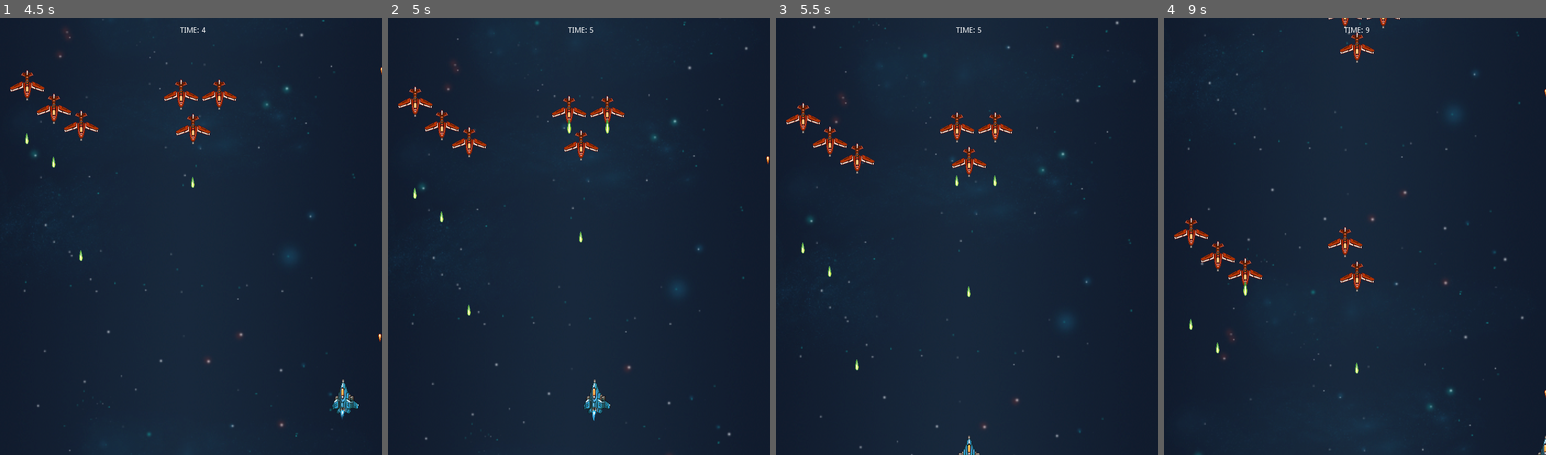
Above: before the commit, frames 1-4 (left to right).
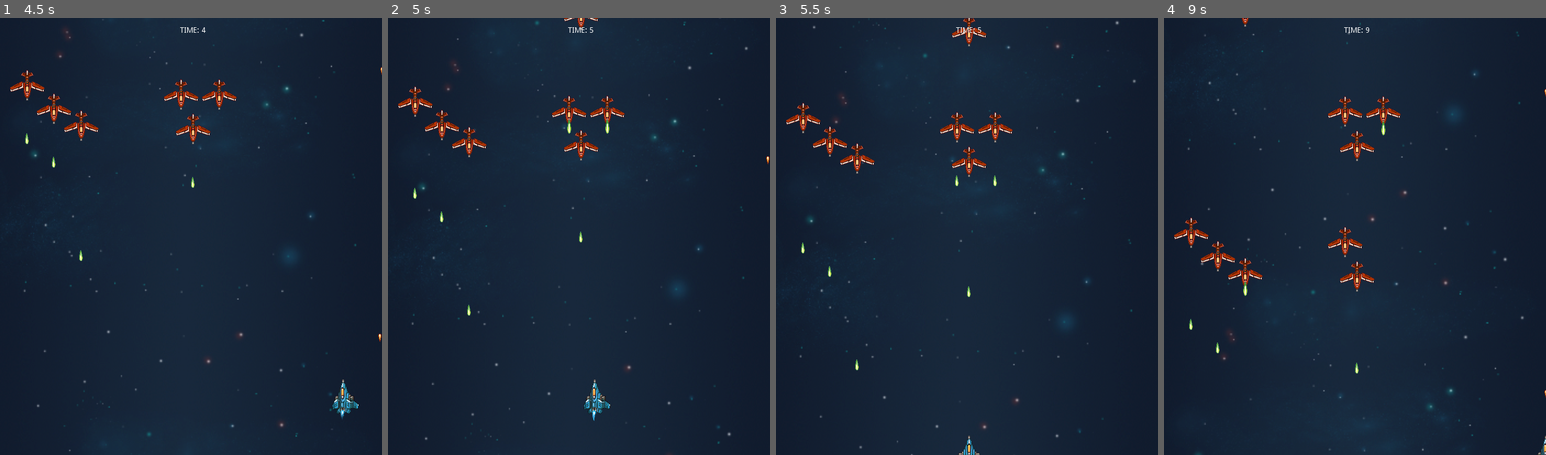
Above: after the commit, the same moments.

Repository: jdibble21/FP-Space-Odyssey
Game: Godot game, scene res://src/Level_One/LevelOne.tscn
Two runs of this game, one before a commit and one after it. Both use one fixed random seed, a clock stepped at 60 frames per second and the inputs below.
Inputs (mouse positions are in pixels of both pictures, inside the frame that each line leads up to):
- Up to frame 1 (4.5 s): move the mouse to (275, 214) at 0.52 s; hold D (move_right) 0.53-1.28 s; click (275, 214) at 0.6 s; move the mouse to (114, 258) at 1.27 s; hold S (move_down) 1.28-2.03 s; click (114, 258) at 1.35 s; move the mouse to (229, 140) at 2.02 s; hold D (move_right) 2.03-2.78 s; click (229, 140) at 2.1 s; move the mouse to (171, 323) at 2.77 s; hold W (move_up) 2.78-3.53 s; click (171, 323) at 2.85 s; move the mouse to (305, 302) at 3.52 s; hold A (move_left) from 3.53 s (still down); click (305, 302) at 3.6 s; move the mouse to (76, 170) at 4.27 s; click (76, 170) at 4.35 s
- Up to frame 2 (5 s): keep holding A (move_left)
- Up to frame 3 (5.5 s): move the mouse to (986, 236) at 5.02 s; release A (move_left) at 5.03 s; hold S (move_down) from 5.03 s (still down); click (986, 236) at 5.1 s
- Up to frame 4 (9 s): move the mouse to (1297, 127) at 5.77 s; release S (move_down) at 5.78 s; hold D (move_right) 5.78-6.53 s; click (1297, 127) at 5.85 s; move the mouse to (1439, 214) at 6.52 s; hold W (move_up) 6.53-7.28 s; click (1439, 214) at 6.6 s; move the mouse to (1278, 258) at 7.27 s; hold D (move_right) 7.28-8.03 s; click (1278, 258) at 7.35 s; move the mouse to (1393, 140) at 8.02 s; hold S (move_down) 8.03-8.78 s; click (1393, 140) at 8.1 s; move the mouse to (1335, 323) at 8.77 s; hold A (move_left) from 8.78 s (still down); click (1335, 323) at 8.85 s

Frame 1 is identical in both runs. In frame 2, less than 0.1% of the frame differs, in the area x 46-55%, y 0-3%; in frame 3, 0.2%; in frame 4, 1.0%, in the area x 20-62%, y 0-33%.

Commit message:
Add pause menu and pause features

Diff:
--- a/project/src/Level_One/LevelOne.gd
+++ b/project/src/Level_One/LevelOne.gd
@@ -6,10 +6,11 @@
 
 export (PackedScene) var _asteroid_one
 
-onready var _HUD_time := $Player/HUD
+onready var _HUD_time := $HUD
 onready var _background := $ParallaxBackground/ParallaxLayer
 
 func _ready():
+	$Player.connect("player_defeated",self,"_on_player_defeat")
 	$Player.current_pos = $PlayerSpawn.position
 	$MusicLoop.play()
 
@@ -18,11 +19,17 @@
 	if _background.position.y >= 800:
 		_background.motion_offset.y = 0
 	_background.motion_offset.y += SPEED
-	if _HUD_time.rounded_time >= 15:
-		$Player/HUD/GameOverLabel.show()
+	if _HUD_time.rounded_time >= 25:
+		$HUD/GameOverLabel.show()
 		$MusicLoop.stop()
 		get_tree().paused = true
 
+
+func _on_player_defeat():
+	$MusicLoop.stop()
+	$HUD/DefeatLabel.show()
+	set_process(false)
+	$Player.queue_free()
 
 
 func _on_hazard_timer_timeout():
--- a/project/src/Level_One/LevelOne.tscn
+++ b/project/src/Level_One/LevelOne.tscn
@@ -13,10 +13,10 @@
 script = ExtResource( 1 )
 _asteroid_one = ExtResource( 4 )
 
+[node name="HUD" parent="." instance=ExtResource( 7 )]
+
 [node name="Player" parent="." instance=ExtResource( 3 )]
 position = Vector2( 348.136, 355.099 )
-
-[node name="HUD" parent="Player" instance=ExtResource( 7 )]
 
 [node name="ParallaxBackground" type="ParallaxBackground" parent="."]
 
@@ -38,7 +38,7 @@
 _basic_ship = ExtResource( 5 )
 
 [node name="FormationSpawnTimer" type="Timer" parent="ShipSpawns"]
-wait_time = 7.0
+wait_time = 4.0
 autostart = true
 
 [node name="HazardTimer" type="Timer" parent="."]
--- /dev/null
+++ b/project/src/Menu.gd
@@ -0,0 +1,6 @@
+extends CanvasLayer
+
+
+func _ready():
+	$ShipSprite/ShipExhaust.play("active")
+	$MenuMusic.play()
--- a/project/src/Menu.tscn
+++ b/project/src/Menu.tscn
@@ -1,11 +1,25 @@
-[gd_scene load_steps=2 format=2]
+[gd_scene load_steps=8 format=2]
 
 [ext_resource path="res://assets/PixelSpaceRage/PixelBackgroundSeamless.png" type="Texture" id=1]
+[ext_resource path="res://assets/PixelSpaceRage/256px/PlayerBlue_Frame_01_png_processed.png" type="Texture" id=2]
+[ext_resource path="res://assets/PixelSpaceRage/256px/Exhaust_Frame_01_png_processed.png" type="Texture" id=3]
+[ext_resource path="res://src/Menu.gd" type="Script" id=4]
+[ext_resource path="res://assets/PixelSpaceRage/256px/Exhaust_Frame_02_png_processed.png" type="Texture" id=5]
+[ext_resource path="res://assets/sound_assets/416488__vabsounds__arcadeauto.ogg" type="AudioStream" id=6]
 
-[node name="Menu" type="CanvasLayer"]
+[sub_resource type="SpriteFrames" id=1]
+animations = [ {
+"frames": [ ExtResource( 3 ), ExtResource( 5 ) ],
+"loop": true,
+"name": "active",
+"speed": 5.0
+} ]
 
-[node name="Sprite" type="Sprite" parent="."]
-scale = Vector2( 2.71026, 3.11697 )
+[node name="MainMenu" type="CanvasLayer"]
+script = ExtResource( 4 )
+
+[node name="Background" type="Sprite" parent="."]
+scale = Vector2( 2.75, 3.125 )
 texture = ExtResource( 1 )
 centered = false
 
@@ -28,11 +42,48 @@
 anchor_top = 0.5
 anchor_right = 0.5
 anchor_bottom = 0.5
-margin_left = -23.5
-margin_top = -10.0
-margin_right = 23.5
-margin_bottom = 10.0
+margin_left = -52.5
+margin_top = -22.5
+margin_right = 52.5
+margin_bottom = 22.5
+custom_colors/font_color_disabled = Color( 0.658824, 0.00784314, 0.00784314, 1 )
+custom_colors/font_color = Color( 1, 1, 1, 1 )
+custom_colors/font_color_pressed = Color( 1, 0, 0, 1 )
 text = "PLAY!"
 __meta__ = {
 "_edit_use_anchors_": false
 }
+
+[node name="InstructionsLabel" type="Label" parent="."]
+anchor_left = 0.5
+anchor_top = 0.5
+anchor_right = 0.5
+anchor_bottom = 0.5
+margin_left = -317.5
+margin_top = 112.0
+margin_right = 317.5
+margin_bottom = 194.0
+text = "HOW TO PLAY:
+You have 25 seconds to destroy as many enemy ships
+ as you can without being destroyed yourself!
+
+Use W A S D for moving ship up, left, down and right
+Left click on the mouse to fire
+"
+align = 1
+__meta__ = {
+"_edit_use_anchors_": false
+}
+
+[node name="ShipSprite" type="Sprite" parent="."]
+position = Vector2( 352, 96 )
+texture = ExtResource( 2 )
+
+[node name="ShipExhaust" type="AnimatedSprite" parent="ShipSprite"]
+position = Vector2( 0, 29 )
+frames = SubResource( 1 )
+animation = "active"
+
+[node name="MenuMusic" type="AudioStreamPlayer2D" parent="."]
+stream = ExtResource( 6 )
+volume_db = -9.087
--- /dev/null
+++ b/project/src/PauseMenu.tscn
@@ -0,0 +1,3 @@
+[gd_scene format=2]
+
+[node name="PauseMenu" type="CanvasLayer"]
--- a/project/src/Player/Player.gd
+++ b/project/src/Player/Player.gd
@@ -11,7 +11,7 @@
 
 var current_pos := Vector2()
 var _screen_size
-var _player_lives := 3
+var _player_lives := 1
 
 func _ready():
 	_screen_size = get_viewport_rect().size
@@ -40,6 +40,7 @@
 	position.x = clamp(position.x, 0, _screen_size.x)
 	position.y = clamp(position.y, 0, _screen_size.y)
 
+
 func _fire():
 	var b = Bullet.instance()
 	owner.add_child(b)
@@ -48,6 +49,16 @@
 
 func _on_HitBox_hit(_area):
 	emit_signal("player_hit")
+	print("player hit!!!")
 	_player_lives -= 1
 	if _player_lives <= 0:
+		set_process(false)
+		$ShipSprite.play("destroyed")
+		$Muzzle/Sprite.hide()
+		$ShipExhaustSprite.hide()
+		var timer = Timer.new()
+		timer.set_wait_time(0.3)
+		add_child(timer)
+		timer.start()
+		yield(timer, "timeout")
 		emit_signal("player_defeated")
--- a/project/src/Player/Player.tscn
+++ b/project/src/Player/Player.tscn
@@ -8,7 +8,16 @@
 [ext_resource path="res://assets/PixelSpaceRage/256px/GunTurret_ExampleGun_png_processed.png" type="Texture" id=6]
 [ext_resource path="res://src/Projectiles/PlayerStandardBullet.tscn" type="PackedScene" id=7]
 [ext_resource path="res://assets/PixelSpaceRage/256px/Exhaust_Frame_04_png_processed.png" type="Texture" id=8]
+[ext_resource path="res://assets/PixelSpaceRage/256px/Explosion01_Frame_06_png_processed.png" type="Texture" id=9]
 [ext_resource path="res://assets/PixelSpaceRage/256px/Exhaust_Frame_05_png_processed.png" type="Texture" id=10]
+[ext_resource path="res://assets/PixelSpaceRage/256px/Explosion01_Frame_05_png_processed.png" type="Texture" id=11]
+[ext_resource path="res://assets/PixelSpaceRage/256px/Explosion01_Frame_07_png_processed.png" type="Texture" id=12]
+[ext_resource path="res://assets/PixelSpaceRage/256px/Explosion01_Frame_03_png_processed.png" type="Texture" id=13]
+[ext_resource path="res://assets/PixelSpaceRage/256px/Explosion01_Frame_04_png_processed.png" type="Texture" id=14]
+[ext_resource path="res://assets/PixelSpaceRage/256px/Explosion01_Frame_08_png_processed.png" type="Texture" id=15]
+[ext_resource path="res://assets/PixelSpaceRage/256px/Explosion01_Frame_01_png_processed.png" type="Texture" id=16]
+[ext_resource path="res://assets/PixelSpaceRage/256px/Explosion01_Frame_09_png_processed.png" type="Texture" id=17]
+[ext_resource path="res://assets/PixelSpaceRage/256px/Explosion01_Frame_02_png_processed.png" type="Texture" id=18]
 
 [sub_resource type="SpriteFrames" id=1]
 animations = [ {
@@ -16,6 +25,11 @@
 "loop": false,
 "name": "normal",
 "speed": 5.0
+}, {
+"frames": [ ExtResource( 16 ), ExtResource( 18 ), ExtResource( 13 ), ExtResource( 14 ), ExtResource( 11 ), ExtResource( 9 ), ExtResource( 12 ), ExtResource( 15 ), ExtResource( 17 ) ],
+"loop": true,
+"name": "destroyed",
+"speed": 26.0
 }, {
 "frames": [ ExtResource( 3 ), ExtResource( 4 ) ],
 "loop": false,
@@ -30,10 +44,6 @@
 "name": "active",
 "speed": 10.0
 } ]
-
-[sub_resource type="CapsuleShape2D" id=3]
-radius = 13.1452
-height = 44.3269
 
 [node name="Player" type="KinematicBody2D"]
 position = Vector2( 573.573, 97.6908 )
@@ -58,7 +68,7 @@
 
 [node name="ShipSprite" type="AnimatedSprite" parent="."]
 frames = SubResource( 1 )
-animation = "turning"
+animation = "destroyed"
 __meta__ = {
 "_edit_group_": true
 }
@@ -72,7 +82,6 @@
 "player",
 ]]
 
-[node name="CollisionShape2D" type="CollisionShape2D" parent="HitBox"]
-position = Vector2( 0, 6 )
-shape = SubResource( 3 )
+[node name="CollisionPolygon2D" type="CollisionPolygon2D" parent="HitBox"]
+polygon = PoolVector2Array( 2.21545, -29.9663, 30.3229, 11.5763, 21.8376, 29.6075, -20.9423, 30.3146, -25.0082, 10.8692, -3.08783, -30.4966 )
 [connection signal="area_entered" from="HitBox" to="." method="_on_HitBox_hit"]
--- a/project/src/Standard_Enemies/StandardEnemyEasy.gd
+++ b/project/src/Standard_Enemies/StandardEnemyEasy.gd
@@ -29,7 +29,6 @@
 	b.transform = $Muzzle.global_transform
 
 
-
 func _on_HitBox_area_entered(area):
 	if area.is_in_group("player_bullet"):
 		$AnimatedSprite.play("destroyed")
Not shown: 1 places in project/src/Player/Player.tscn that only renumber resources
Not shown, changed: README.md
